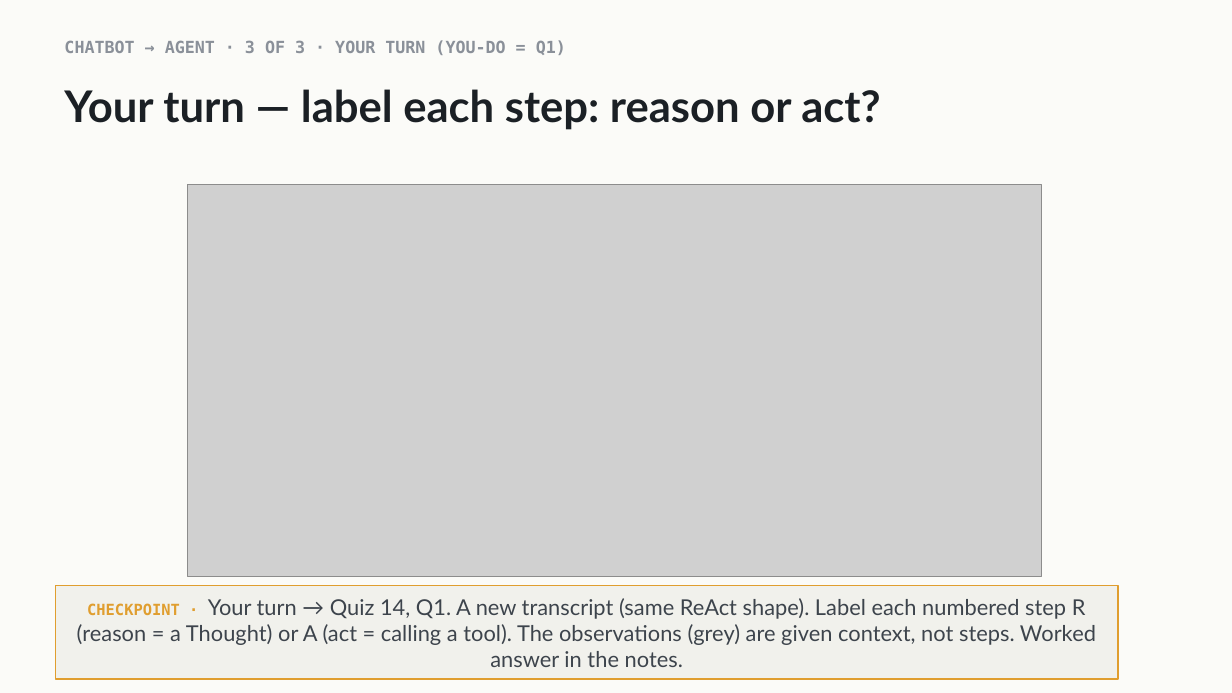
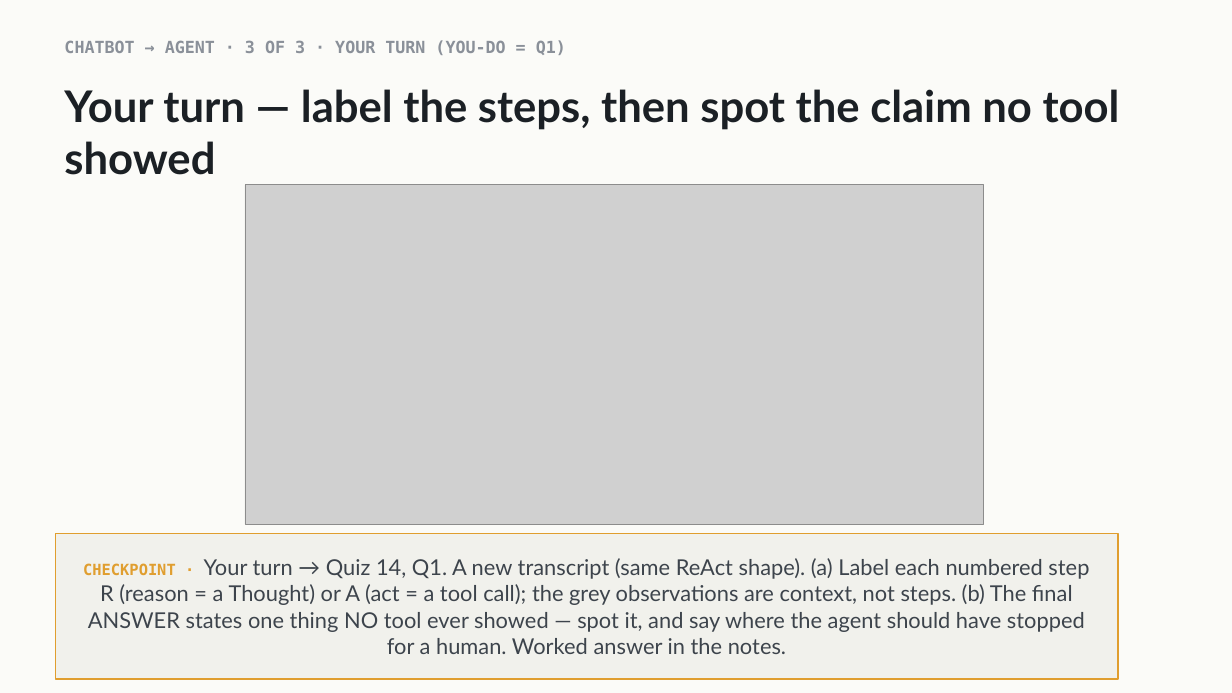
Before and after one commit to indigobio/msacl_dl_course, a slide deck: slide 5 of slides/pptx/lecture14_agents.pptx. Drawn at 1232x693 pixels with LibreOffice and Linux fonts; fonts in the diff are those of the drawing; grey boxes stand for pictures. Boxes give left, top, right and bottom in pixels: in the first picture for what was removed or moved away, otherwise in the second. Text is boxed around its words. In the diff, an @@ line names an element or a change of style, - is before the commit and + after.

```diff
--- a/slides/pptx/lecture14_agents.pptx
+++ b/slides/pptx/lecture14_agents.pptx
@@ text at box(64, 89, 1120, 175): text changed @@
-Your turn — label each step: reason or act?
+Your turn — label the steps, then spot the claim no tool showed
@@ picture: place and size @@
-picture at box(188, 185, 1041, 577)
+picture at box(245, 185, 984, 524)
@@ rectangle "CHECKPOINT · Your turn → ...": place and size @@
-rectangle "CHECKPOINT · Your turn → ..." at box(55, 586, 1118, 679)
+rectangle "CHECKPOINT · Your turn → ..." at box(55, 533, 1118, 679)
@@ text in rectangle at box(83, 558, 1089, 654): text changed @@
-CHECKPOINT · Your turn → Quiz 14, Q1. A new transcript (same ReAct shape). Label each numbered step R (reason = a Thought) or A (act = calling a tool). The observations (grey) are given context, not steps. Worked answer in the notes.
+CHECKPOINT · Your turn → Quiz 14, Q1. A new transcript (same ReAct shape). (a) Label each numbered step R (reason = a Thought) or A (act = a tool call); the grey observations are context, not steps. (b) The final ANSWER states one thing NO tool ever showed — spot it, and say where the agent should have stopped for a human. Worked answer in the notes.
```
Also in this commit, not shown: 2 other slides changed, 6 other files.
